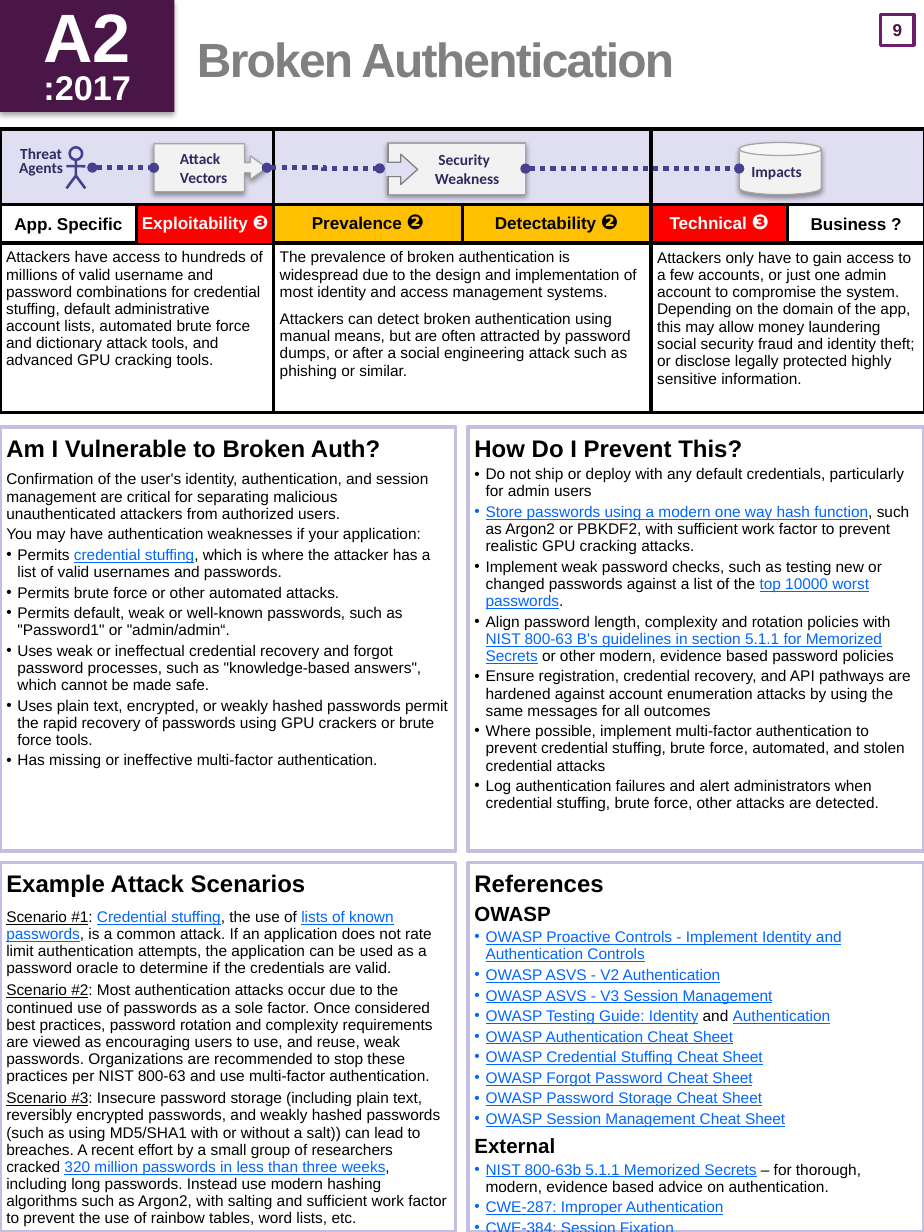
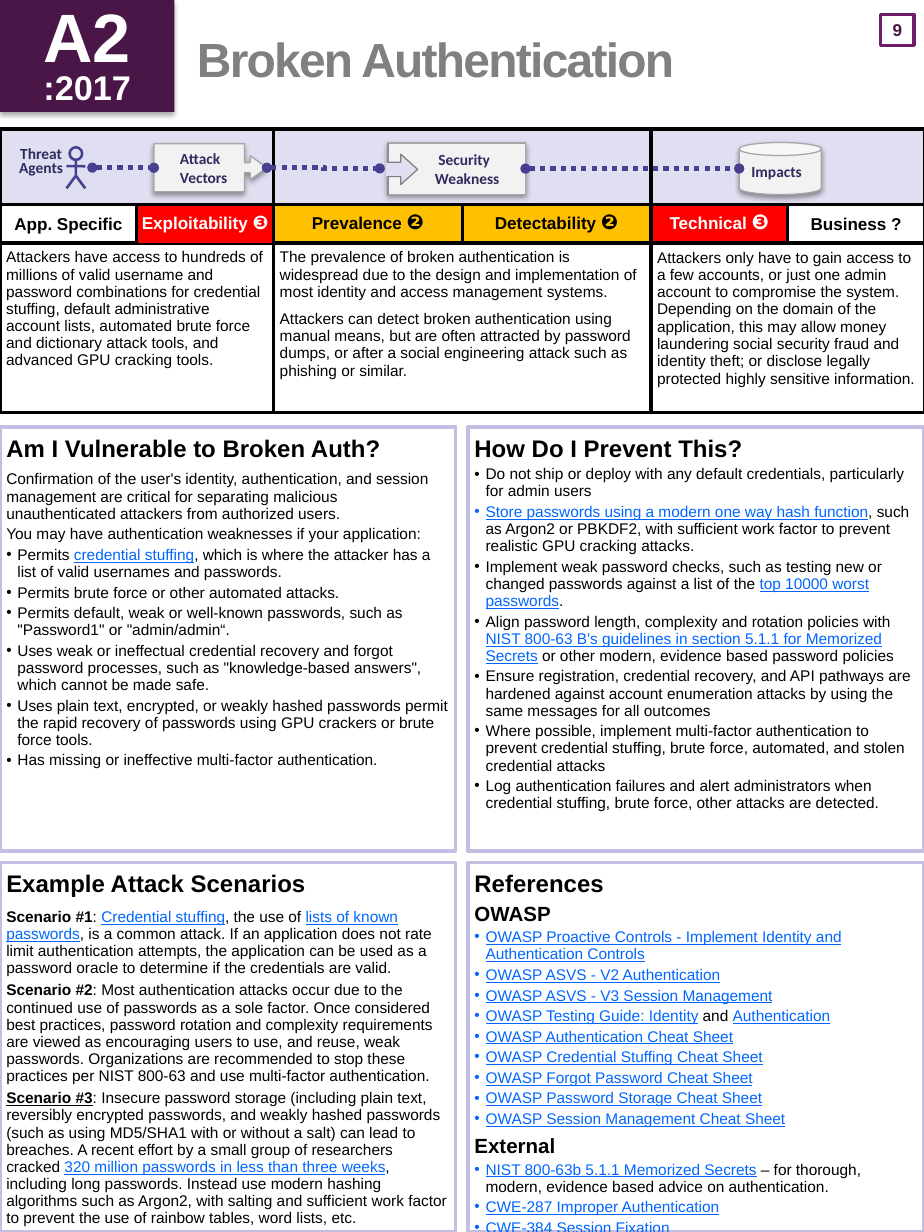
Before and after one commit to OWASP/Top10, a slide deck: slide 10 of 2017/OWASP Top 10 2017 GM (en).pptx. Drawn at 924x1232 pixels with LibreOffice and Linux fonts; fonts in the diff are those of the drawing. Boxes give left, top, right and bottom in pixels: in the first picture for what was removed or moved away, otherwise in the second. Text is boxed around its words. In the diff, an @@ line names an element or a change of style, - is before the commit and + after.

```diff
--- a/2017/OWASP Top 10 2017 GM (en).pptx
+++ b/2017/OWASP Top 10 2017 GM (en).pptx
@@ table at (0,129,924,413) @@
-row 3, column 5: Attackers only have to gain access to a few accounts, or just one admin account to compromise the system. Depending on the domain of the app, this may allow money laundering social security fraud and identity theft; or disclose legally protected highly sensitive information.
+row 3, column 5: Attackers only have to gain access to a few accounts, or just one admin account to compromise the system. Depending on the domain of the application, this may allow money laundering social security fraud and identity theft; or disclose legally protected highly sensitive information.
@@ text at (6,910,433,1085): bold on, underline off in "Scenario #1:", "Scenario #2:" @@
@@ text at (6,1091,447,1226): text changed @@
-Scenario #3: Insecure password storage (including plain text, reversibly encrypted passwords, and weakly hashed passwords (such as using MD5/SHA1 with or without a salt)) can lead to breaches. A recent effort by a small group of researchers cracked 320 million passwords in less than three weeks, including long passwords. Instead use modern hashing algorithms such as Argon2, with salting and sufficient work factor to prevent the use of rainbow tables, word lists, etc.
+Scenario #3: Insecure password storage (including plain text, reversibly encrypted passwords, and weakly hashed passwords (such as using MD5/SHA1 with or without a salt) can lead to breaches. A recent effort by a small group of researchers cracked 320 million passwords in less than three weeks, including long passwords. Instead use modern hashing algorithms such as Argon2, with salting and sufficient work factor to prevent the use of rainbow tables, word lists, etc.
@@ text at (486,1200,720,1216): text changed @@
-• CWE-287: Improper Authentication
-• CWE-384: Session Fixation
+• CWE-287 Improper Authentication
+• CWE-384 Session Fixation
```
Also in this commit, not shown: 16 other slides changed.
